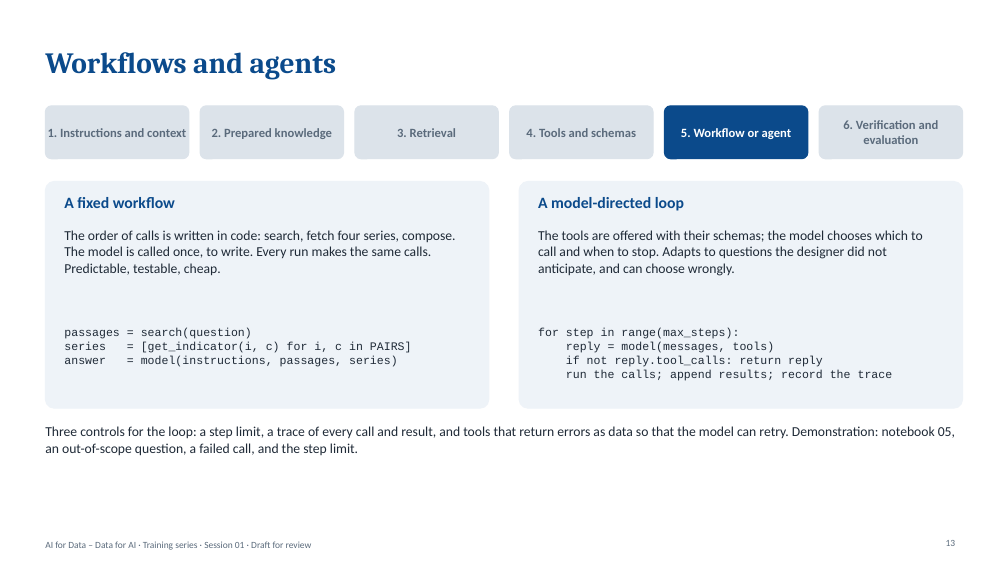
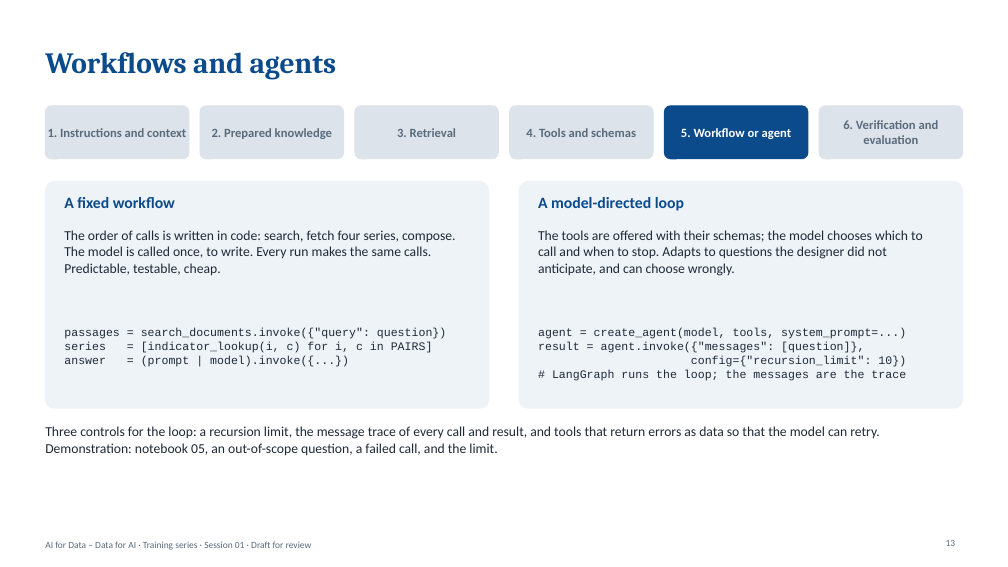
Before and after one commit to worldbank/ai4data, a slide deck: slide 13 of training/session-01-building-ai-applications/slides/deck.pptx. Drawn at 1008x567 pixels with LibreOffice and Linux fonts; fonts in the diff are those of the drawing. Boxes give left, top, right and bottom in pixels: in the first picture for what was removed or moved away, otherwise in the second. Text is boxed around its words. In the diff, an @@ line names an element or a change of style, - is before the commit and + after.

Commit message:
Session 01 rebuilt on popular libraries: LangChain for documents, splitting, embeddings, the vector store, prompts, tools, and structured output; LangGraph through create_agent for the agent loop with a recursion limit; FastMCP for the indicator server and client, with a live listing of the Data360 MCP server's tools; pcn-core for number verification; the shared module reduced to the data, a recorded-output chat model, and helpers; notebooks re-executed with no errors

```diff
--- a/training/session-01-building-ai-applications/slides/deck.pptx
+++ b/training/session-01-building-ai-applications/slides/deck.pptx
@@ text at <box>64,328,446,367</box>: text changed @@
-passages = search(question)
-series = [get_indicator(i, c) for i, c in PAIRS]
-answer = model(instructions, passages, series)
+passages = search_documents.invoke({"query": question})
+series = [indicator_lookup(i, c) for i, c in PAIRS]
+answer = (prompt | model).invoke({...})
@@ text at <box>538,328,906,381</box>: text changed @@
-for step in range(max_steps):
-reply = model(messages, tools)
-if not reply.tool_calls: return reply
-run the calls; append results; record the trace
+agent = create_agent(model, tools, system_prompt=...)
+result = agent.invoke({"messages": [question]},
+config={"recursion_limit": 10})
+# LangGraph runs the loop; the messages are the trace
@@ text at <box>45,426,879,456</box>: text changed @@
-Three controls for the loop: a step limit, a trace of every call and result, and tools that return errors as data so that the model can retry. Demonstration: notebook 05, an out-of-scope question, a failed call, and the step limit.
+Three controls for the loop: a recursion limit, the message trace of every call and result, and tools that return errors as data so that the model can retry. Demonstration: notebook 05, an out-of-scope question, a failed call, and the limit.
```
Also in this commit, not shown: 5 other slides changed, 18 other files.
